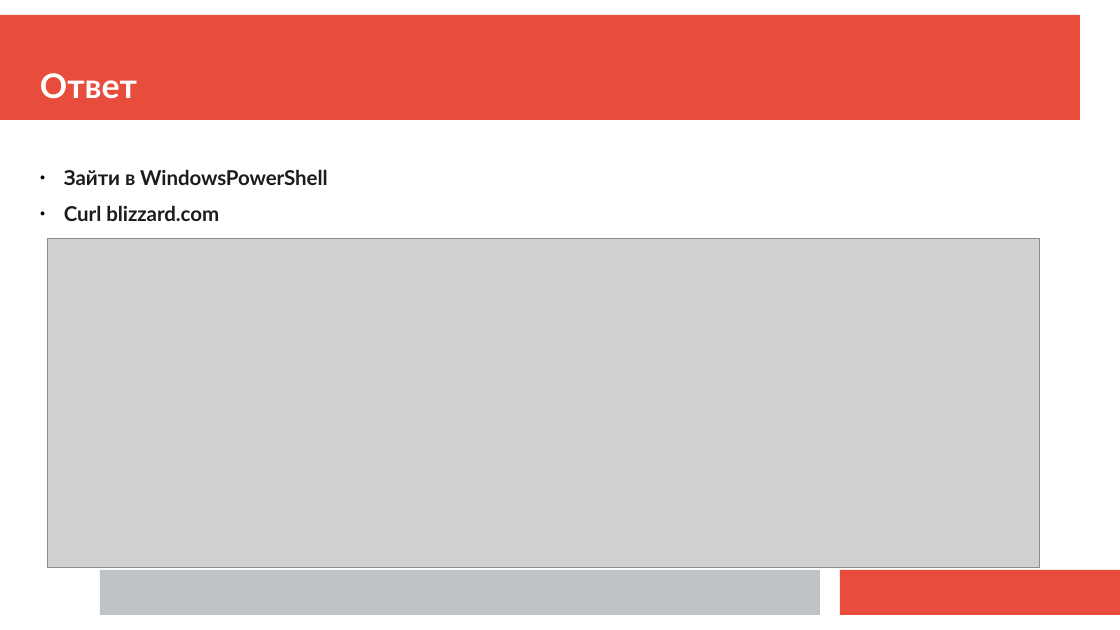
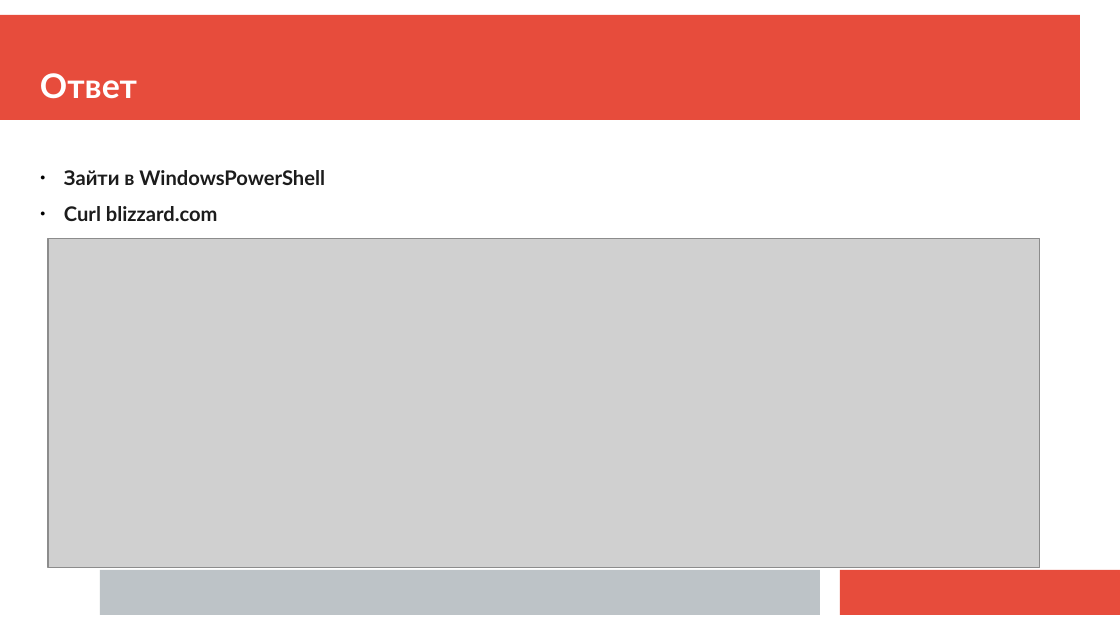
Before and after one commit to Sanchez0/Web-Programming-lessons, a slide deck: slide 22 of Занятие 1/Лекция 1.pptx. Drawn at 1120x630 pixels with LibreOffice and Linux fonts; fonts in the diff are those of the drawing; grey boxes stand for pictures. Boxes give left, top, right and bottom in pixels: in the first picture for what was removed or moved away, otherwise in the second. Text is boxed around its words. In the diff, an @@ line names an element or a change of style, - is before the commit and + after.

```diff
--- a/Занятие 1/Лекция 1.pptx
+++ b/Занятие 1/Лекция 1.pptx
@@ text "Зайти в WindowsPowerShell" at box(64, 170, 325, 221): size 14.4 to 14.2 pt @@
```
Also in this commit, not shown: 6 other slides changed.
